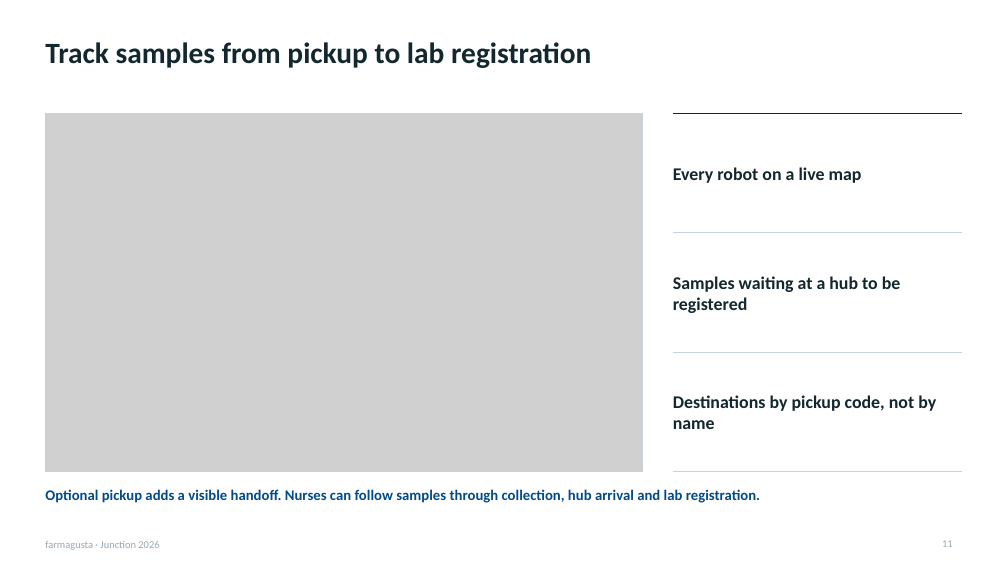
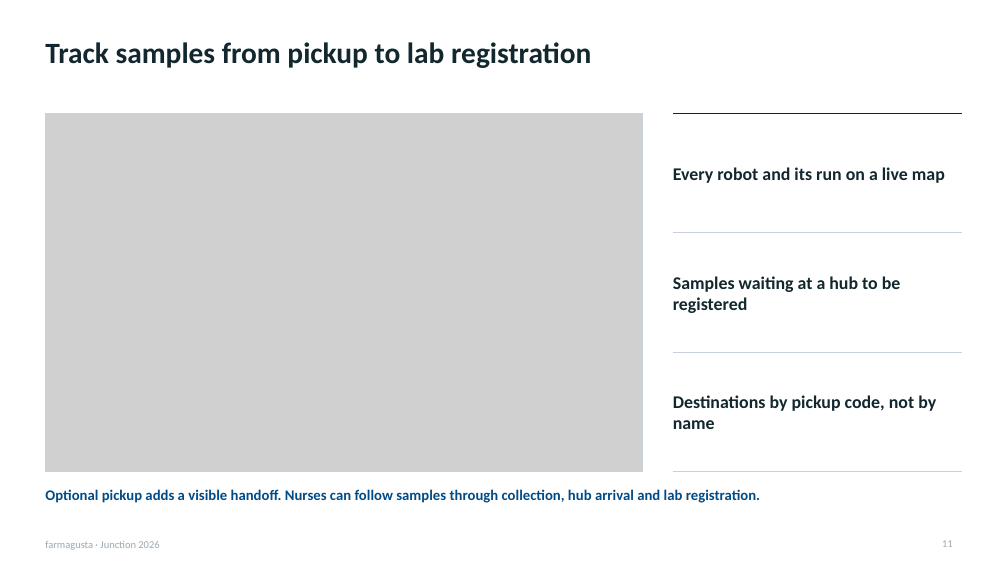
Before and after one commit to rromppanen/junction26, a slide deck: slide 11 of docs/pitch/farmagusta-screening-attendance.pptx. Drawn at 1008x567 pixels with LibreOffice and Linux fonts; fonts in the diff are those of the drawing; grey boxes stand for pictures. Boxes give left, top, right and bottom in pixels: in the first picture for what was removed or moved away, otherwise in the second. Text is boxed around its words. In the diff, an @@ line names an element or a change of style, - is before the commit and + after.

```diff
--- a/docs/pitch/farmagusta-screening-attendance.pptx
+++ b/docs/pitch/farmagusta-screening-attendance.pptx
@@ text at (673, 167, 945, 183): text changed @@
-Every robot on a live map
+Every robot and its run on a live map
```
Also in this commit, not shown: 2 other slides changed.
